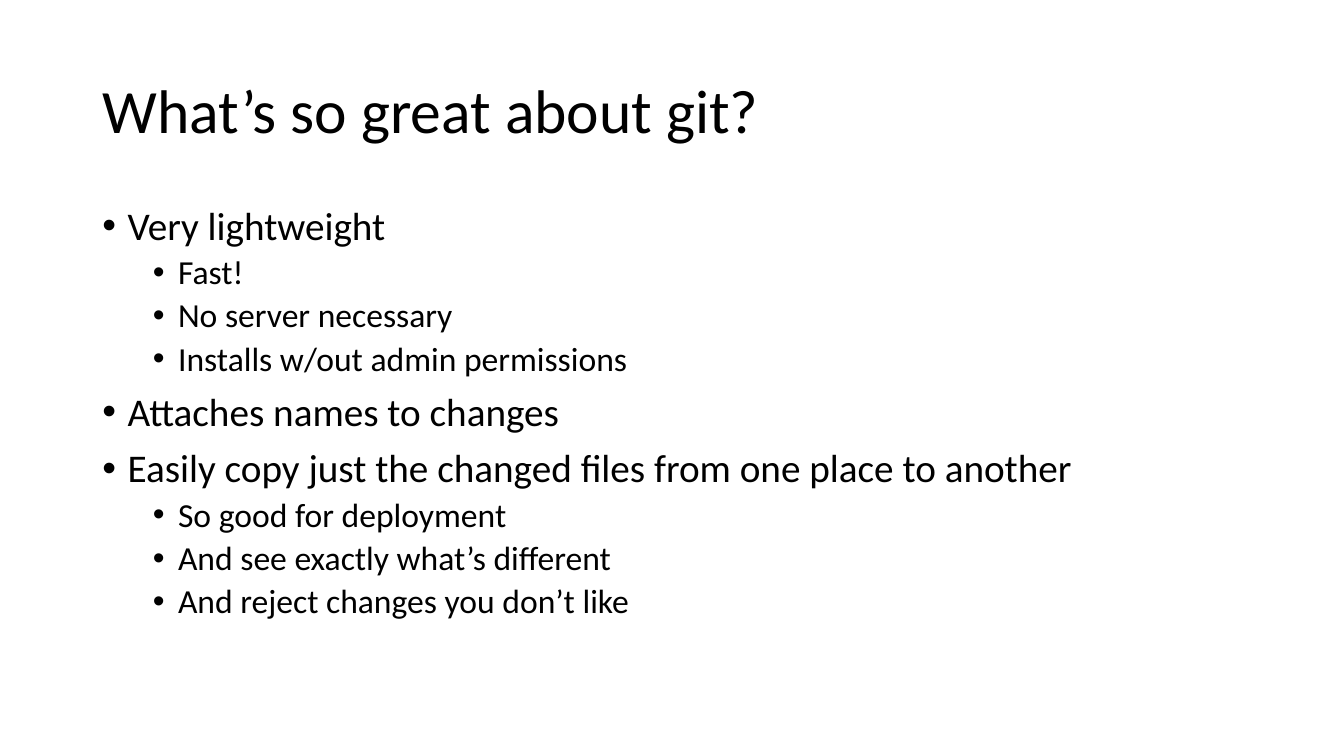
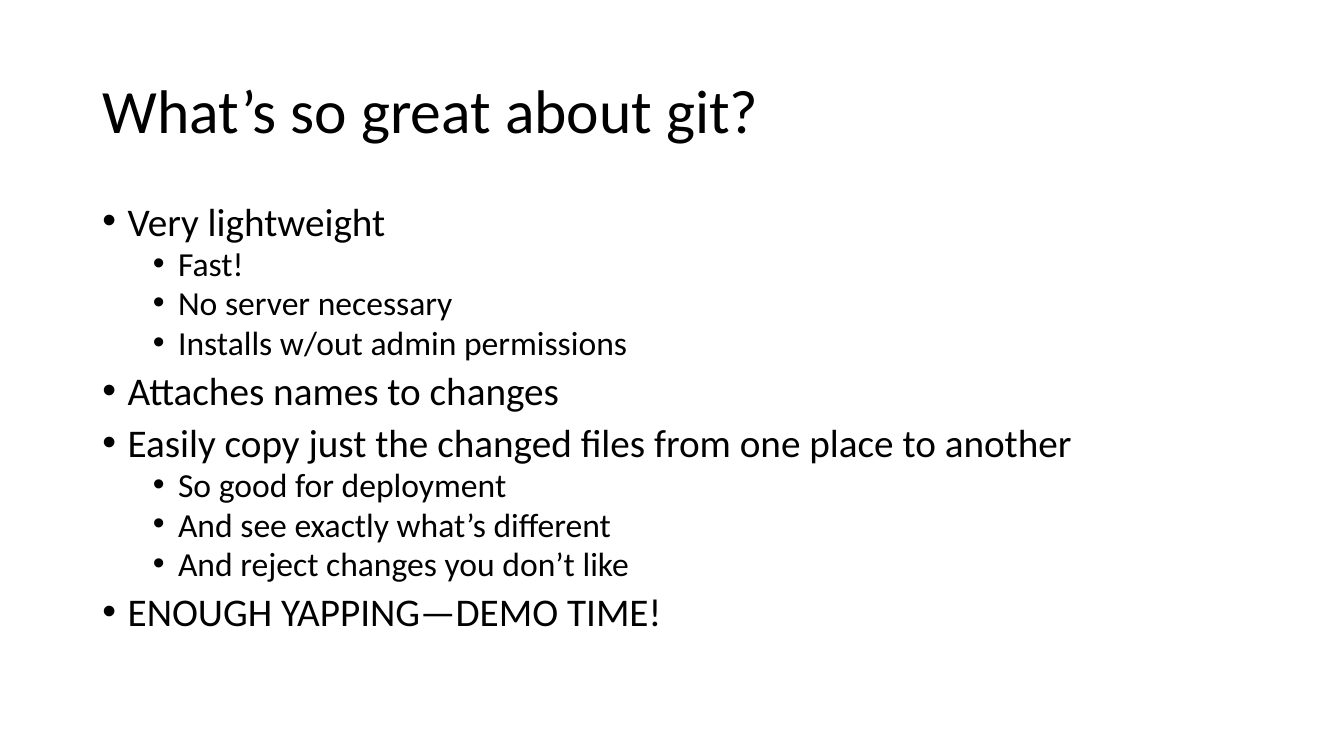
Before and after one commit to rpardee/git_demo, a slide deck: slide 5 of new_git.pptx (slide 4 before the commit). Drawn at 1344x756 pixels with LibreOffice and Linux fonts; fonts in the diff are those of the drawing. Boxes give left, top, right and bottom in pixels: in the first picture for what was removed or moved away, otherwise in the second. Text is boxed around its words. In the diff, an @@ line names an element or a change of style, - is before the commit and + after.

```diff
--- a/new_git.pptx
+++ b/new_git.pptx
@@ text at (128,208,1072,582): line spacing 0.9 to 0.8 @@
@@ text at (128,599,661,627): paragraph added @@
+• ENOUGH YAPPING—DEMO TIME!
```
Also in this commit, not shown: 2 other slides changed, 2 slides added, 1 other file.
